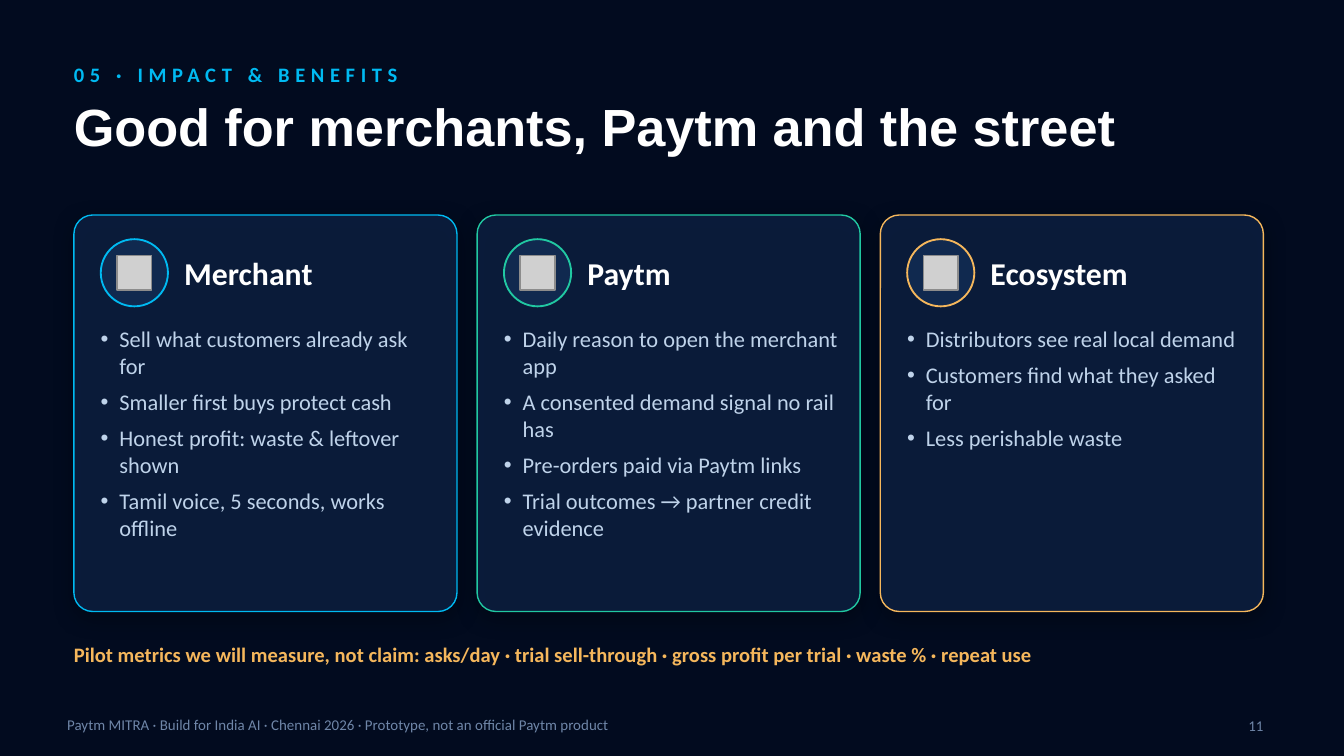
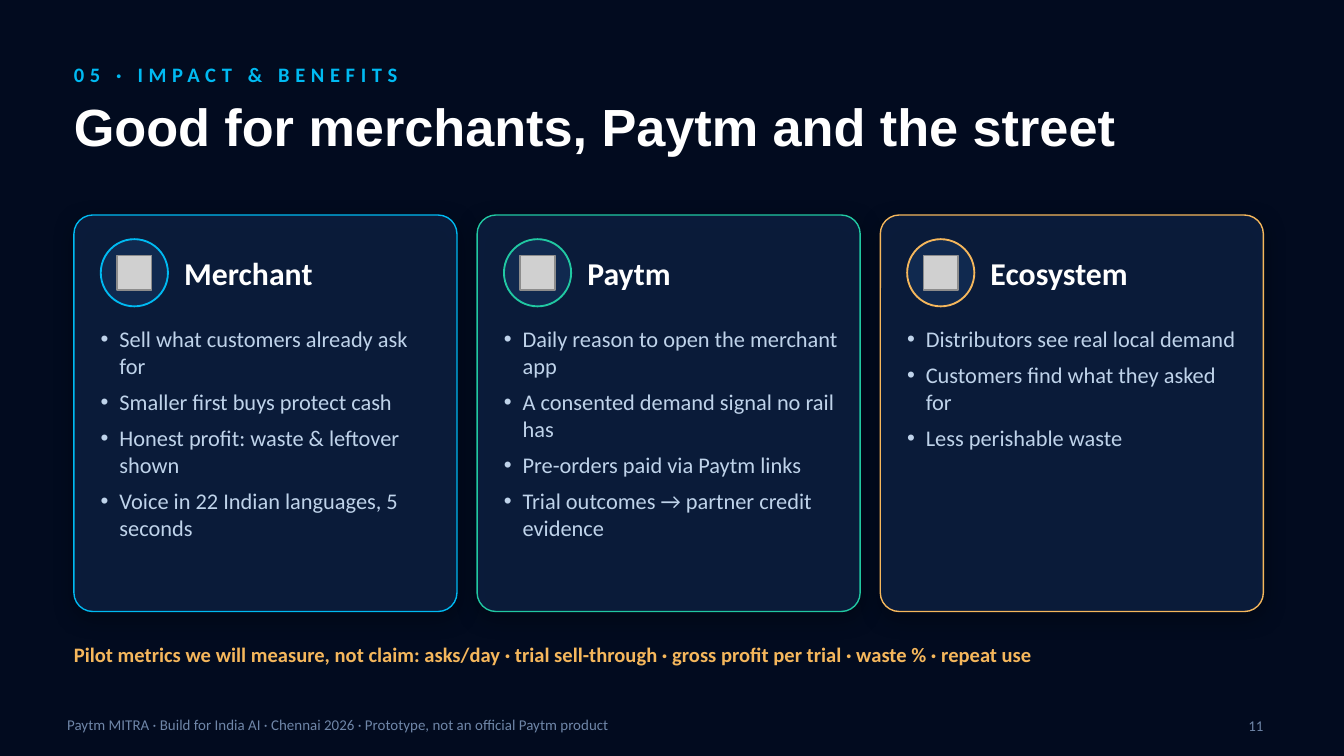
Before and after one commit to johnbosco-j/paytm-mitra, a slide deck: slide 11 of pitch/Paytm_MITRA_Pitch.pptx. Drawn at 1344x756 pixels with LibreOffice and Linux fonts; fonts in the diff are those of the drawing; grey boxes stand for pictures; background and template pictures are left out. Boxes give left, top, right and bottom in pixels: in the first picture for what was removed or moved away, otherwise in the second. Text is boxed around its words. In the diff, an @@ line names an element or a change of style, - is before the commit and + after.

```diff
--- a/pitch/Paytm_MITRA_Pitch.pptx
+++ b/pitch/Paytm_MITRA_Pitch.pptx
@@ text at [119, 493, 397, 536]: text changed @@
-• Tamil voice, 5 seconds, works offline
+• Voice in 22 Indian languages, 5 seconds
```
Also in this commit, not shown: 2 other slides changed, 52 other files.
